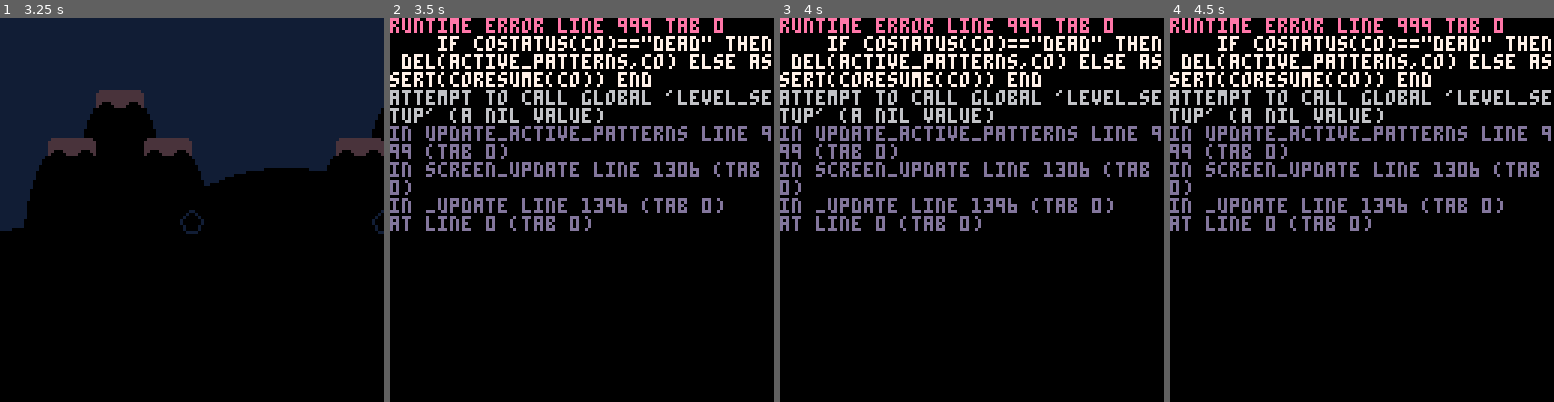
Above: before the commit, frames 1-4 (left to right).
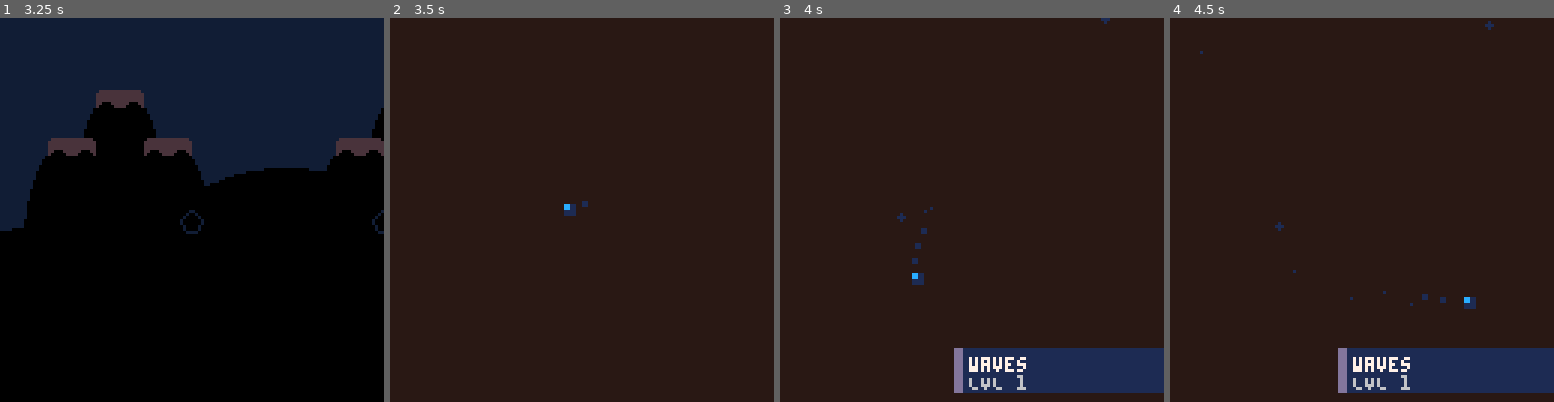
Above: after the commit, the same moments.

Repository: kastlev/tiny-shapes-and-beats
Game: PICO-8 cartridge tiny_beats_and_shapes.p8
Two runs of this game, one before a commit and one after it. Both use one fixed random seed, a clock stepped at 60 frames per second and the inputs below.
Inputs:
- Up to frame 1 (3.25 s): tap X (X key) at 0.33, 1.07, 1.85, 2.97 s; tap O (Z key) at 0.7, 1.7, 2.1, 2.5, 2.9 s; hold Right 1.6-2.1 s; hold Up 2.15-2.42 s; hold Right 2.47-3.03 s; hold Left from 3.08 s (still down)
- Up to frame 2 (3.5 s): keep holding Left; tap O (Z key) at 3.3 s
- Up to frame 3 (4 s): release Left at 3.58 s; hold Down 3.63-3.97 s; tap O (Z key) at 3.7 s
- Up to frame 4 (4.5 s): hold Right from 4.02 s (still down); tap X (X key) at 4.08 s; tap O (Z key) at 4.1 s

Frame 1 is identical in both runs. In frame 2, 100% of the frame differs, in the area x 0-100%, y 0-100%; in frame 3, 100%; in frame 4, 100%.
Error before the commit: runtime error line 999 tab 0; if costatus(co)=="dead" then del(active_patterns,co) else assert(coresume(co)) end; attempt to call global 'level_setup' (a nil v…

Commit message:
Agregar inclusión de 'level_engine.lua' para mejorar la gestión de niveles.

Diff:
--- a/tiny_beats_and_shapes.p8
+++ b/tiny_beats_and_shapes.p8
@@ -15,6 +15,7 @@
 #include src/enemies.lua
 #include src/enemy_types.lua
 #include src/patterns.lua
+#include src/level_engine.lua
 #include src/levels.lua
 #include src/selector.lua
 #include src/menu.lua
Not shown, changed: the sound effects (__sfx__) section of tiny_beats_and_shapes.p8
